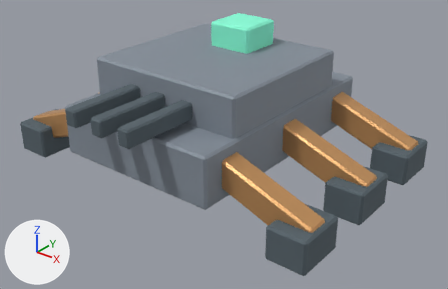
One commit to the Blender file assets/blender/boss-walker.blend: the scene before it, then after it.
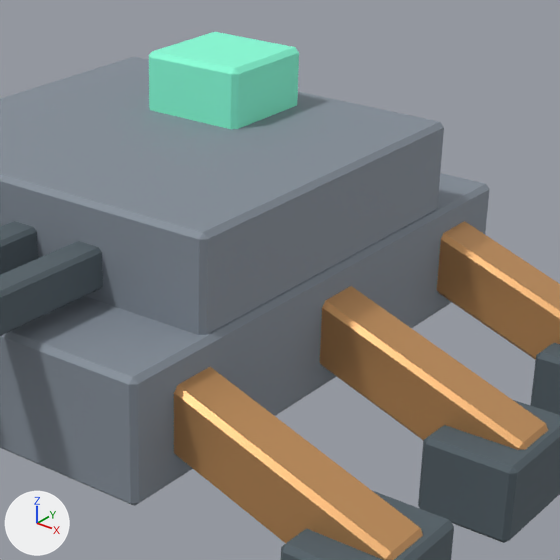
There are two pictures of each version: one whole from a camera (50 mm lens) standing at (6.36, -7.77, 5.14) and looking at (0.46, -0.39, 0.56), one close up on the part from 33% to 85% of the width and 0% to 80% of the height. The lights are fixed; the arrows at lower left show +X, +Y and +Z. The older version's two pictures come first.

Names of what the first close-up shows: 'Cannon.001', 'Cannon.002', 'Carapace', 'Chassis', 'Core', 'Foot.001', 'Foot.003', 'Foot.005', 'Strut.001', 'Strut.003', 'Strut.005'.
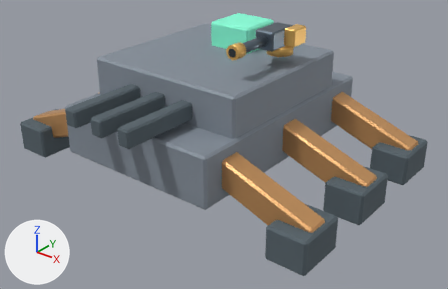
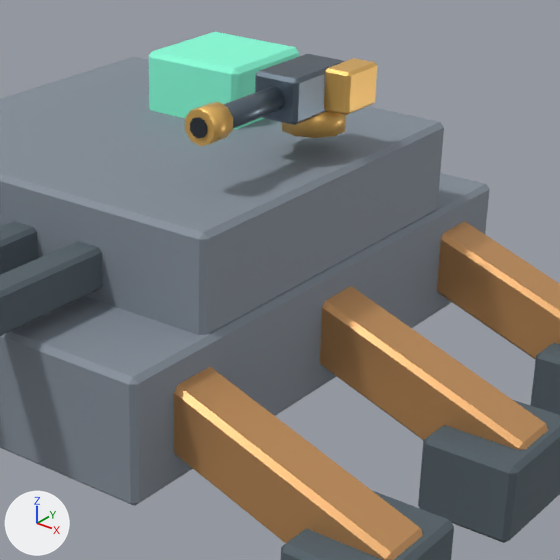
What changed in the scene script:
```text
Add ob_auxiliary_muzzle_bore:
    ob_auxiliary_muzzle_bore = bpy.data.objects.new('Auxiliary muzzle bore', me_cylinder_003)  # a 10-sided cylinder along z spanning x -0.0618..0.0618, y -0.065..0.065, z -0.006..0.006; in mat_auxiliarybore (dark grey #2c3238)
    ob_auxiliary_muzzle_bore.parent = ob_lightgun
    ob_auxiliary_muzzle_bore.location = (0.0, -1.242, 0.1)
    ob_auxiliary_muzzle_bore.rotation_euler = (1.571, 0.0, 0.0)  # degrees (90, 0, 0)
Add ob_lightgun:
    ob_lightgun = bpy.data.objects.new('LightGun', None)
    ob_lightgun.parent = ob_turret
    ob_lightgun.location = (1.05, 0.3, 1.15)
Add ob_auxiliary_muzzle_brake:
    ob_auxiliary_muzzle_brake = bpy.data.objects.new('Auxiliary muzzle brake', me_cylinder_002)  # a 10-sided cylinder along z spanning x -0.109..0.109, y -0.115..0.115, z -0.095..0.095; in mat_auxiliarytrim (orange #f3c26c)
    ob_auxiliary_muzzle_brake.parent = ob_lightgun
    ob_auxiliary_muzzle_brake.location = (0.0, -1.14, 0.1)
    ob_auxiliary_muzzle_brake.rotation_euler = (1.571, 0.0, 0.0)  # degrees (90, 0, 0)
Add ob_auxiliary_barrel:
    ob_auxiliary_barrel = bpy.data.objects.new('Auxiliary barrel', me_cylinder_001)  # a 10-sided cylinder along z spanning x -0.076..0.076, y -0.08..0.08, z -0.5..0.5; in mat_auxiliarysteel (greyish blue #65737e)
    ob_auxiliary_barrel.parent = ob_lightgun
    ob_auxiliary_barrel.location = (0.0, -0.73, 0.1)
    ob_auxiliary_barrel.rotation_euler = (1.571, 0.0, 0.0)  # degrees (90, 0, 0)
Add ob_auxiliary_belt_box:
    ob_auxiliary_belt_box = bpy.data.objects.new('Auxiliary belt box', me_cube_001)  # 24 vertices, 26 faces; spans x -0.1..0.1, y -0.175..0.175, z -0.14..0.14; in mat_auxiliarytrim (orange #f3c26c)
    ob_auxiliary_belt_box.parent = ob_lightgun
    ob_auxiliary_belt_box.location = (0.26, 0.02, 0.12)
Add ob_auxiliary_receiver:
    ob_auxiliary_receiver = bpy.data.objects.new('Auxiliary receiver', me_cube)  # 24 vertices, 26 faces; spans x -0.17..0.17, y -0.3..0.3, z -0.15..0.15; in mat_auxiliarysteel (greyish blue #65737e)
    ob_auxiliary_receiver.parent = ob_lightgun
    ob_auxiliary_receiver.location = (0.0, -0.16, 0.1)
Add ob_auxiliary_swivel:
    ob_auxiliary_swivel = bpy.data.objects.new('Auxiliary swivel', me_cylinder)  # a 10-sided cylinder along z spanning x -0.209..0.209, y -0.22..0.22, z -0.085..0.085; in mat_auxiliarytrim (orange #f3c26c)
    ob_auxiliary_swivel.parent = ob_lightgun
    ob_auxiliary_swivel.location = (0.0, 0.0, -0.12)
```

Changed parts and their boxes (x1, y1, x2, y2) in the close-ups (560 x 560 px):
'Auxiliary receiver', added: after (255, 54, 345, 125)
'Auxiliary belt box', added (orange): after (324, 58, 377, 115)
'Auxiliary barrel', added: after (223, 87, 284, 128)
'Auxiliary muzzle brake', added (orange): after (185, 102, 233, 146)
'Auxiliary swivel', added (orange): after (282, 111, 346, 138)
'Auxiliary muzzle bore', added: after (190, 117, 207, 139)
